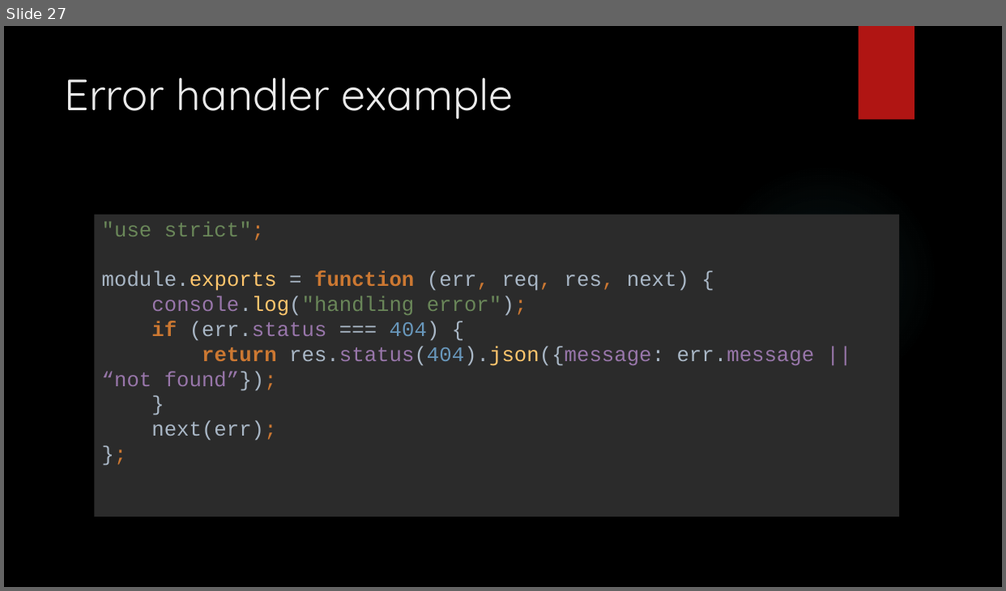
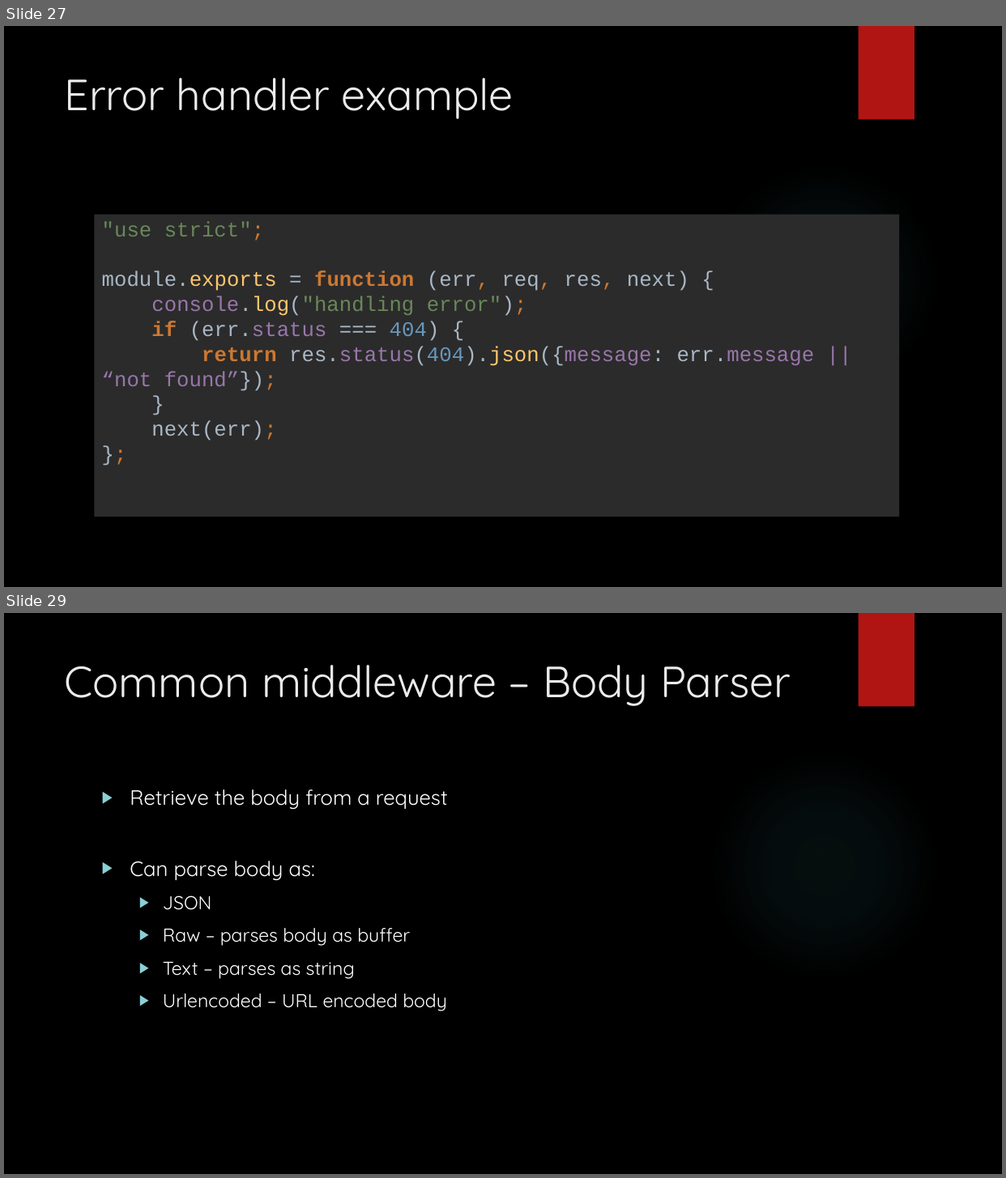
Before and after one commit to entelect/MEANForum, a slide deck: Part4 - Express/EXPRESS JS.pptx. Shown one above the other, each under a label of ours: slide 27 before the commit, slides 27 and 29 after it; the slides between them are not shown. The pictures are 1006x591 and 1006x1178 pixels, drawn with LibreOffice and Linux fonts; fonts in the diff are those of the drawing; background and template pictures are left out. Boxes give left, top, right and bottom in pixels: in the first picture for what was removed or moved away, otherwise in the second. Text is boxed around its words. In the diff, an @@ line names an element or a change of style, - is before the commit and + after.

```diff
--- a/Part4 - Express/EXPRESS JS.pptx
+++ b/Part4 - Express/EXPRESS JS.pptx
@@ slide 29 added at (4,613,1002,1174), background picture (left out); not listed: 2 template elements that a slide beside it also shows @@
@@ title added at (65,665,791,706), 42 pt, text #EBEBEB @@
+Common middleware – Body Parser
@@ text added at (130,790,448,1012), 18 pt, text #FFFFFF @@
+▶ Retrieve the body from a request
+▶ Can parse body as:
+  ▶ JSON
+  ▶ Raw – parses body as buffer
+  ▶ Text – parses as string
+  ▶ Urlencoded – URL encoded body
```
Also in this commit, not shown: 11 other slides added, 13 other files.
